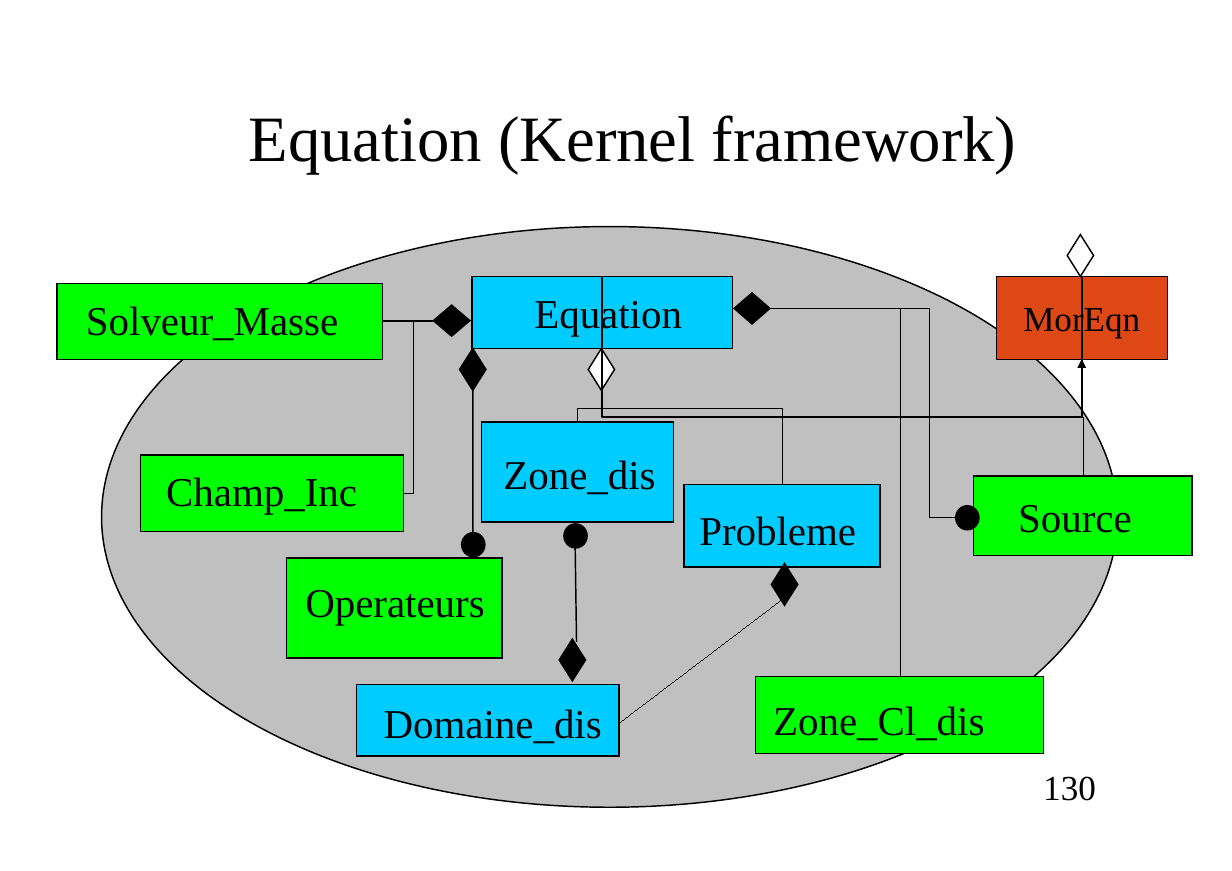
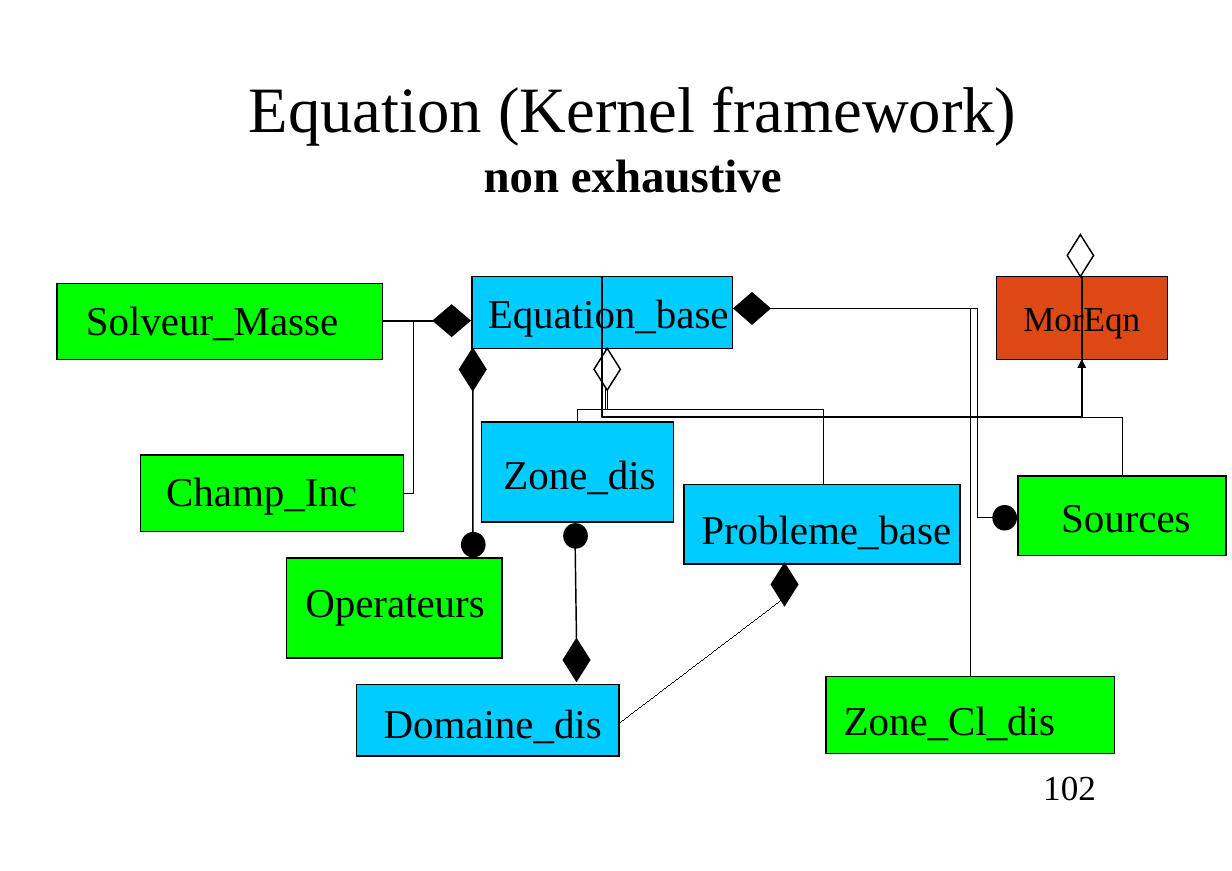
Before and after one commit to cea-trust-platform/trust-code, a slide deck: slide 102 of doc/TRUST/Developer_TRUST_presentation.odp (slide 130 before the commit). Drawn at 1232x871 pixels with LibreOffice and Linux fonts; fonts in the diff are those of the drawing; background and template pictures are left out. Boxes give left, top, right and bottom in pixels: in the first picture for what was removed or moved away, otherwise in the second. Text is boxed around its words. In the diff, an @@ line names an element or a change of style, - is before the commit and + after.

```diff
--- a/doc/TRUST/Developer_TRUST_presentation.odp
+++ b/doc/TRUST/Developer_TRUST_presentation.odp
@@ title at (249, 86, 1016, 193): text changed @@
-Equation (Kernel framework)
+Equation (Kernel framework)
+non exhaustive
@@ ellipse removed at (101, 227, 1117, 807) @@
@@ text at (488, 296, 729, 336): text changed @@
-Equation
+Equation_base
@@ elbow line moved from (956, 519) - (770, 309) to (994, 519) - (770, 309) @@
@@ elbow line moved from (770, 309) - (901, 677) to (770, 309) - (971, 677) @@
@@ elbow line moved from (603, 349) - (578, 423) to (607, 349) - (578, 423) @@
@@ diamond: place and size @@
-diamond at (588, 349, 614, 391)
+diamond at (594, 349, 621, 391)
@@ elbow line moved from (783, 485) - (603, 349) to (823, 485) - (606, 349) @@
@@ elbow arrow moved from (1083, 476) - (1082, 359) to (1122, 476) - (1082, 359) @@
@@ rectangle: place and size @@
-rectangle at (974, 476, 1193, 556)
+rectangle at (1018, 476, 1227, 556)
@@ rectangle: place and size @@
-rectangle at (684, 485, 880, 567)
+rectangle at (684, 485, 960, 564)
@@ ellipse: place and size @@
-ellipse at (956, 506, 979, 530)
+ellipse at (994, 506, 1017, 530)
@@ text removed at (1018, 505, 1132, 533) @@
-Source
@@ text added at (1061, 505, 1191, 533), 28 pt, text #000000 @@
+Sources
@@ text at (701, 515, 951, 550): text changed @@
-Probleme
+Probleme_base
@@ diamond: place and size @@
-diamond at (560, 640, 586, 682)
+diamond at (564, 640, 590, 682)
@@ rectangle: place and size @@
-rectangle at (756, 677, 1043, 754)
+rectangle at (826, 677, 1114, 754)
@@ rectangle "Zone_Cl_dis": place and size @@
-rectangle "Zone_Cl_dis" at (763, 690, 1018, 750)
+rectangle "Zone_Cl_dis" at (834, 690, 1089, 750)
@@ page number at (1043, 776, 1096, 801): text changed @@
-130
+102
```
Also in this commit, not shown: 104 other slides changed, 20 slides added, 42 slides removed, 7 other files.
